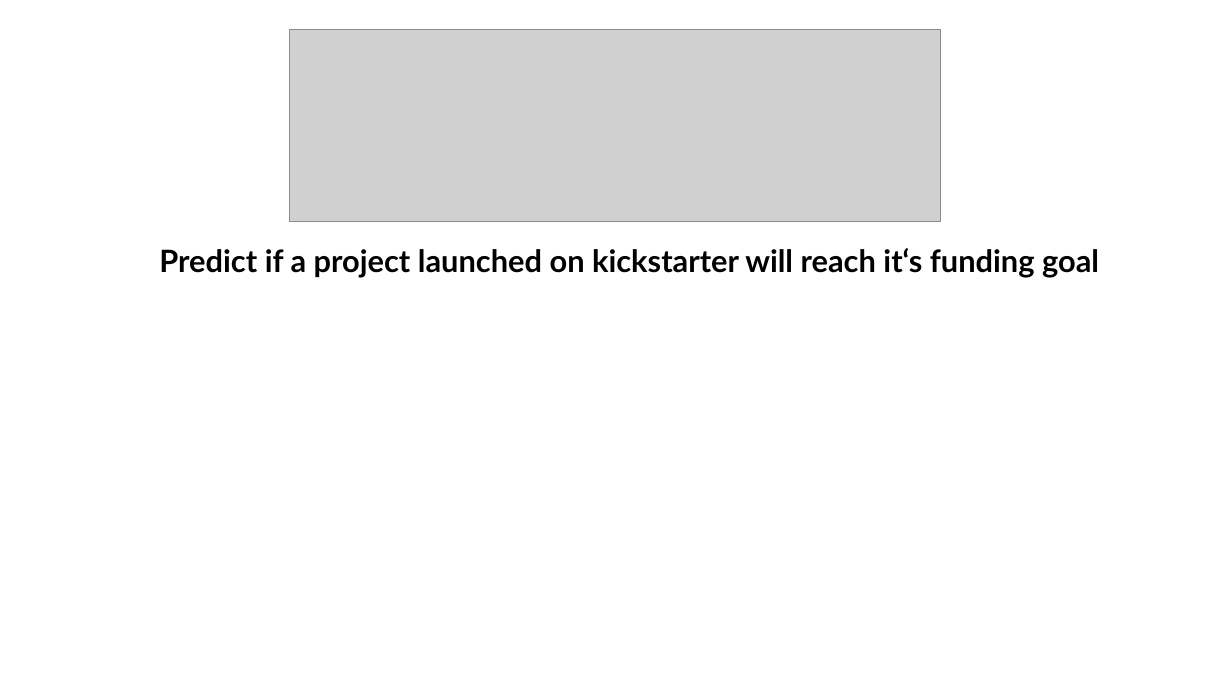
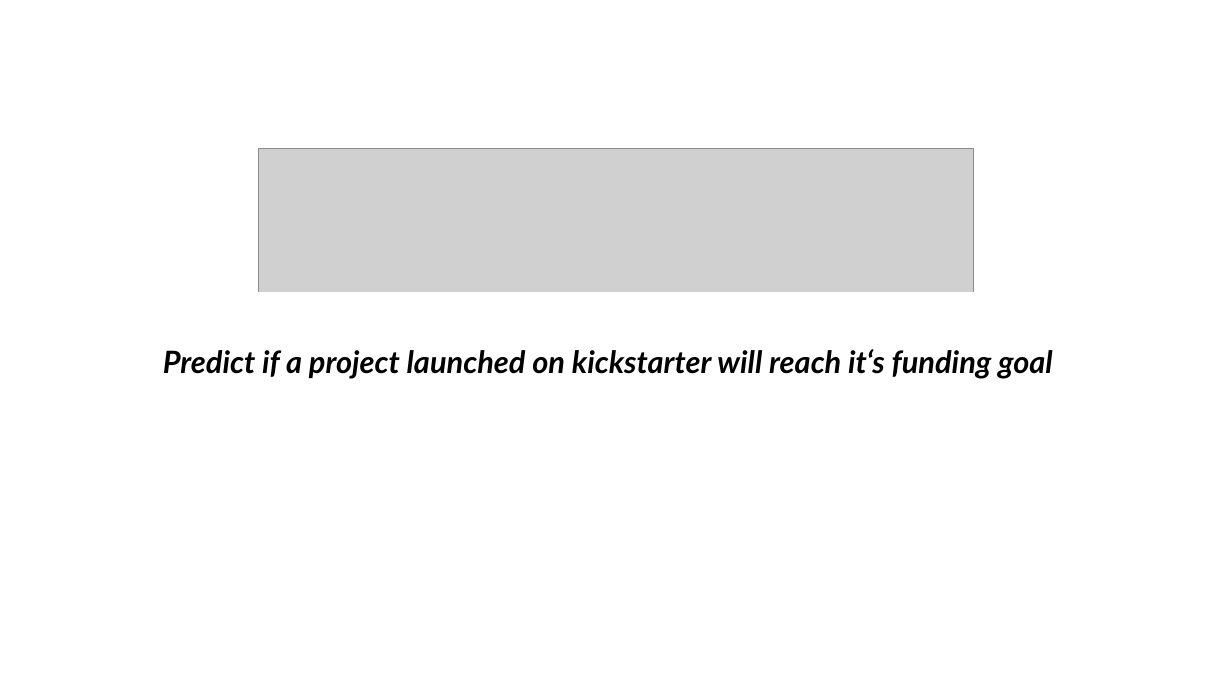
Before and after one commit to nicolerichter1989/kickstarter, a slide deck: slide 1 of kickstarter_presentation.pptx. Drawn at 1232x693 pixels with LibreOffice and Linux fonts; fonts in the diff are those of the drawing; grey boxes stand for pictures; background and template pictures are left out. Boxes give left, top, right and bottom in pixels: in the first picture for what was removed or moved away, otherwise in the second. Text is boxed around its words. In the diff, an @@ line names an element or a change of style, - is before the commit and + after.

```diff
--- a/kickstarter_presentation.pptx
+++ b/kickstarter_presentation.pptx
@@ picture resized from (x1=289, y1=30, x2=941, y2=222) to (x1=258, y1=149, x2=973, y2=360) @@
@@ subtitle "Predict if a project launched ..." moved from (x1=159, y1=248, x2=1099, y2=278) to (x1=163, y1=349, x2=1053, y2=379) @@
@@ subtitle "Predict if a project launched ..." at (x1=163, y1=349, x2=1053, y2=379): italic on @@
```
Also in this commit, not shown: 1 other slide changed, 2 slides added, 2 slides removed, 2 other files.
